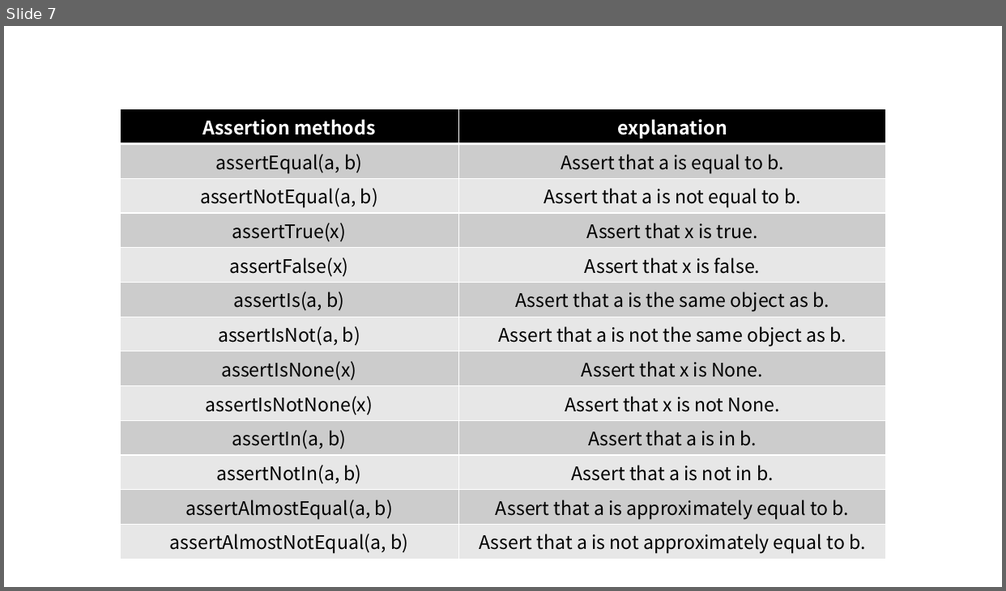
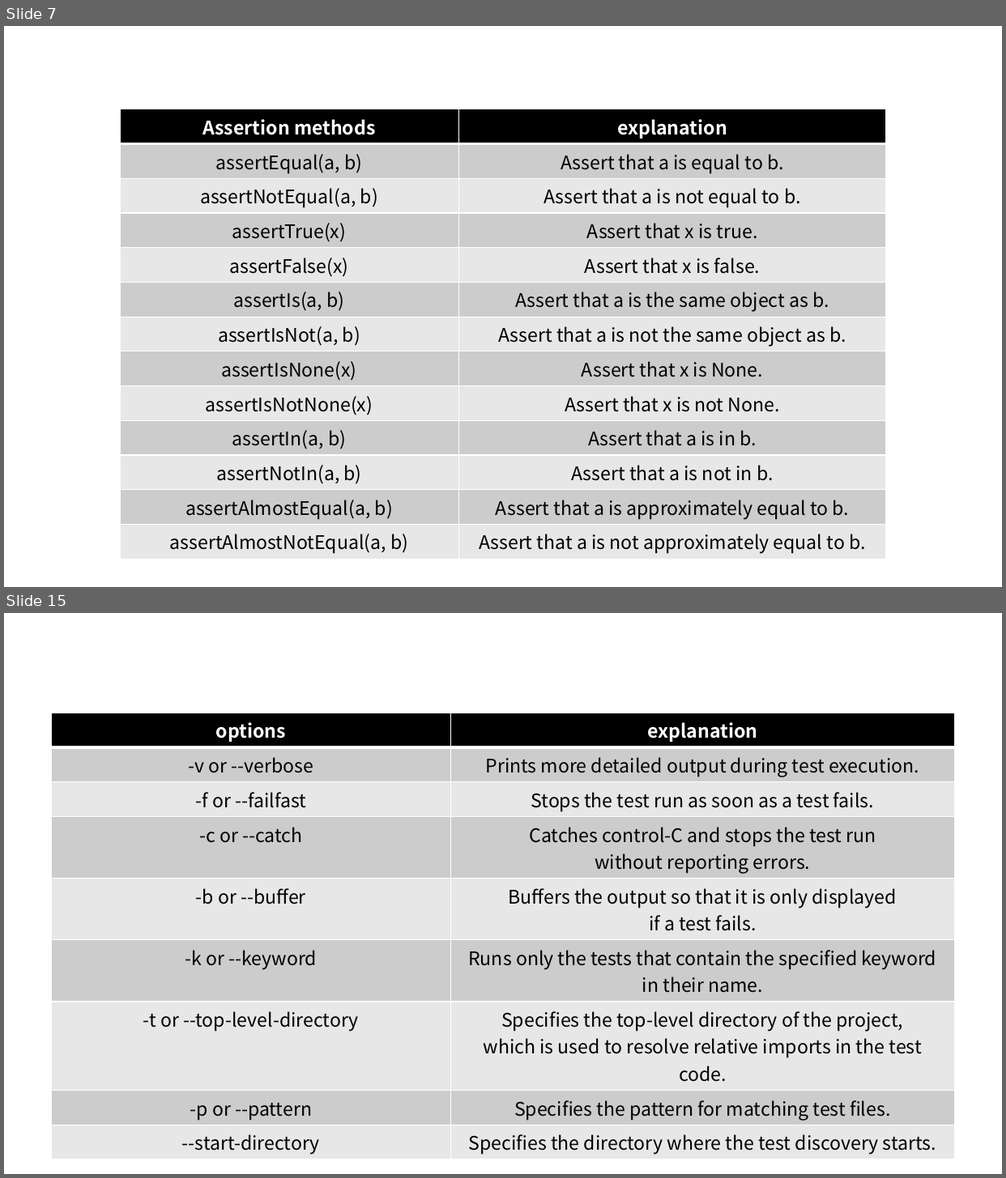
Before and after one commit to oooihmm/TIL, a slide deck: TestCase/프레젠테이션1.pptx. Shown one above the other, each under a label of ours: slide 7 before the commit, slides 7 and 15 after it; the slides between them are not shown. The pictures are 1006x591 and 1006x1178 pixels, drawn with LibreOffice and Linux fonts; fonts in the diff are those of the drawing. Boxes give left, top, right and bottom in pixels: in the first picture for what was removed or moved away, otherwise in the second. Text is boxed around its words. In the diff, an @@ line names an element or a change of style, - is before the commit and + after.

```diff
--- a/TestCase/프레젠테이션1.pptx
+++ b/TestCase/프레젠테이션1.pptx
@@ slide 15 added at [4, 613, 1002, 1174], background #FFFFFF @@
@@ table added at [51, 713, 954, 1158], 9 rows, 2 columns @@
+options | explanation
+-v or --verbose | Prints more detailed output during test execution.
+-f or --failfast | Stops the test run as soon as a test fails.
+-c or --catch | Catches control-C and stops the test run / without reporting errors.
+-b or --buffer | Buffers the output so that it is only displayed / if a test fails.
+-k or --keyword | Runs only the tests that contain the specified keyword / in their name.
+-t or --top-level-directory | Specifies the top-level directory of the project, / which is used to resolve relative imports in the test code.
+-p or --pattern | Specifies the pattern for matching test files.
+--start-directory | Specifies the directory where the test discovery starts.
```
Also in this commit, not shown: 1 slide changed, 14 other slides added, 2 slides removed, 12 other files.
